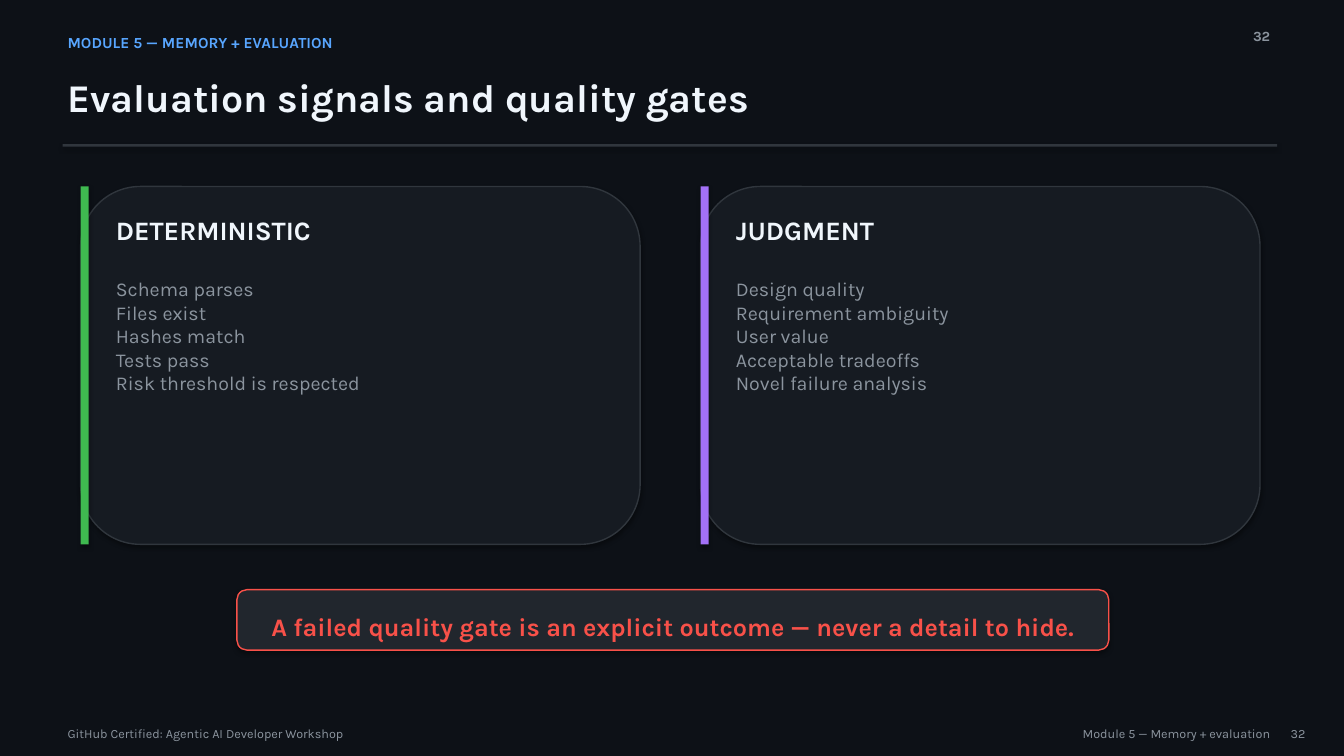
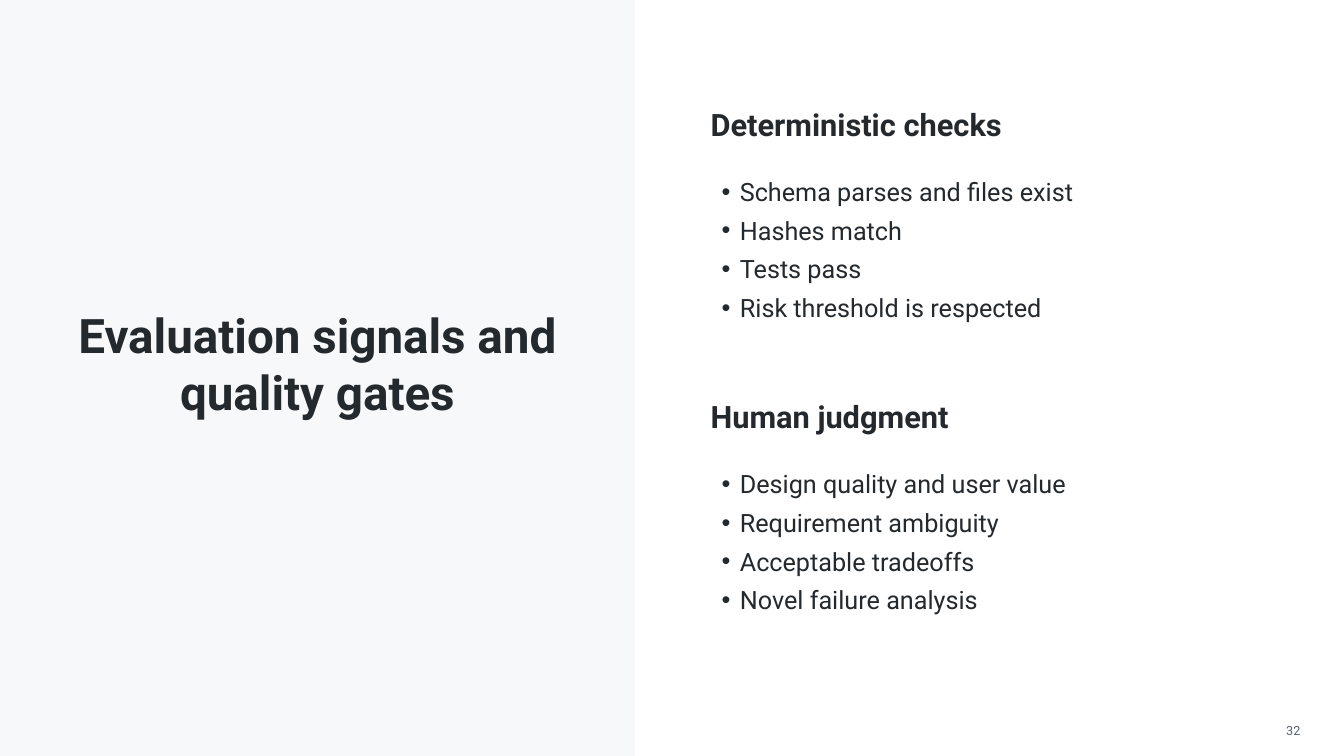
Before and after one commit to martins-vds/agentic-sdlc, a slide deck: slide 32 of slides/github-agentic-ai-developer-workshop.pptx. Drawn at 1344x756 pixels with LibreOffice and Linux fonts; fonts in the diff are those of the drawing. Boxes give left, top, right and bottom in pixels: in the first picture for what was removed or moved away, otherwise in the second. Text is boxed around its words. In the diff, an @@ line names an element or a change of style, - is before the commit and + after.

```diff
--- a/slides/github-agentic-ai-developer-workshop.pptx
+++ b/slides/github-agentic-ai-developer-workshop.pptx
@@ background #0D1117 to #FFFFFF @@
@@ rectangle added at (0, 0, 635, 756), fill #F6F8FA @@
@@ text removed at (68, 38, 333, 48) @@
-MODULE 5 — MEMORY + EVALUATION
@@ text removed at (1253, 32, 1270, 41) @@
-32
@@ text at (711, 113, 1002, 137): text changed; size 19 to 22 pt; font Karla to Roboto; text colour #F0F6FC to #24292E @@
-DETERMINISTIC
+Deterministic checks
@@ rectangle removed at (63, 144, 1277, 147) @@
@@ rounded rectangle removed at (81, 187, 640, 544) @@
@@ rectangle removed at (81, 187, 89, 544) @@
@@ rounded rectangle removed at (701, 187, 1260, 544) @@
@@ rectangle removed at (701, 187, 709, 544) @@
@@ text at (740, 182, 1073, 322): text changed; size 14 to 18 pt; font Karla to Roboto; text colour #8B949E to #24292E @@
-Schema parses
-Files exist
-Hashes match
-Tests pass
-Risk threshold is respected
+• Schema parses and files exist
+• Hashes match
+• Tests pass
+• Risk threshold is respected
@@ text "Evaluation signals and quality gates": place and size @@
-text "Evaluation signals and quality gates" at (68, 84, 749, 122)
+text "Evaluation signals and quality gates" at (78, 317, 556, 420)
@@ text "Evaluation signals and quality gates" at (78, 317, 556, 420): size 28 to 34 pt, font Karla to Roboto, text colour #F0F6FC to #24292E; alignment left to centre; vertical alignment top to middle @@
@@ text at (711, 405, 949, 435): text changed; size 19 to 22 pt; font Karla to Roboto; text colour #F0F6FC to #24292E @@
-JUDGMENT
+Human judgment
@@ text at (740, 474, 1066, 615): text changed; size 14 to 18 pt; font Karla to Roboto; text colour #8B949E to #24292E @@
-Design quality
-Requirement ambiguity
-User value
-Acceptable tradeoffs
-Novel failure analysis
+• Design quality and user value
+• Requirement ambiguity
+• Acceptable tradeoffs
+• Novel failure analysis
@@ rounded rectangle removed at (237, 590, 1109, 650) @@
@@ text removed at (271, 618, 1074, 643) @@
-A failed quality gate is an explicit outcome — never a detail to hide.
@@ text "32" at (1286, 726, 1300, 735): font Karla to Roboto, text colour #8B949E to #586069 @@
@@ text removed at (68, 729, 343, 741) @@
-GitHub Certified: Agentic AI Developer Workshop
@@ text removed at (1083, 729, 1270, 741) @@
-Module 5 — Memory + evaluation
```
Also in this commit, not shown: 37 other slides changed, 7 other files.
